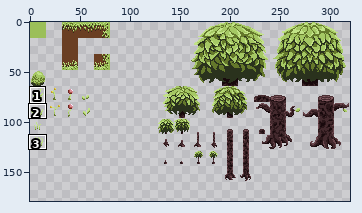
Sprite sheet -- Artwork/TileSets/TileMaps/Flora.png. Above: a wide view before the commit, with the close-up outlined.
Close-up. First the earlier version:
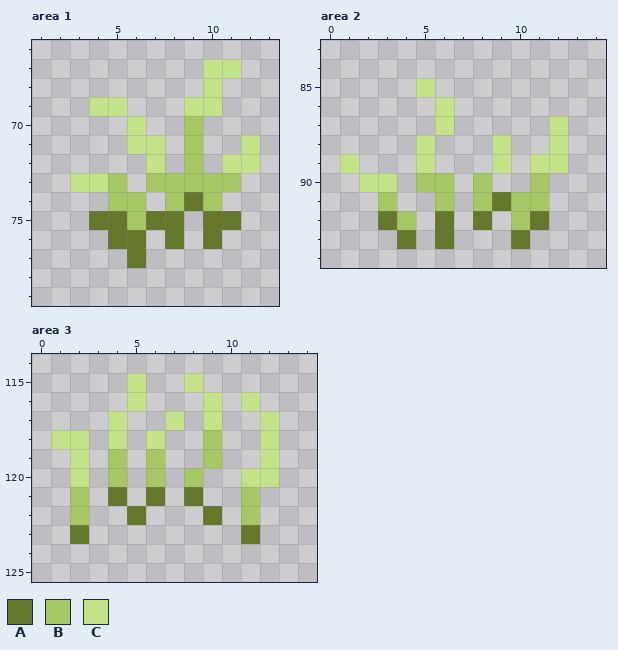
The file is 320x320 pixels. Colours within 5 levels of each other are drawn and written as one. Shown: area 1: x 1..13, y 66..79; area 2: x 0..14, y 83..94; area 3: x 0..14, y 114..125. The wide view leaves out empty margins. The commit also changed other parts of the picture, which this record leaves out.
Palette (. is transparent): A #64782b  B #a5c864  C #c2e387
The same view after the edit:
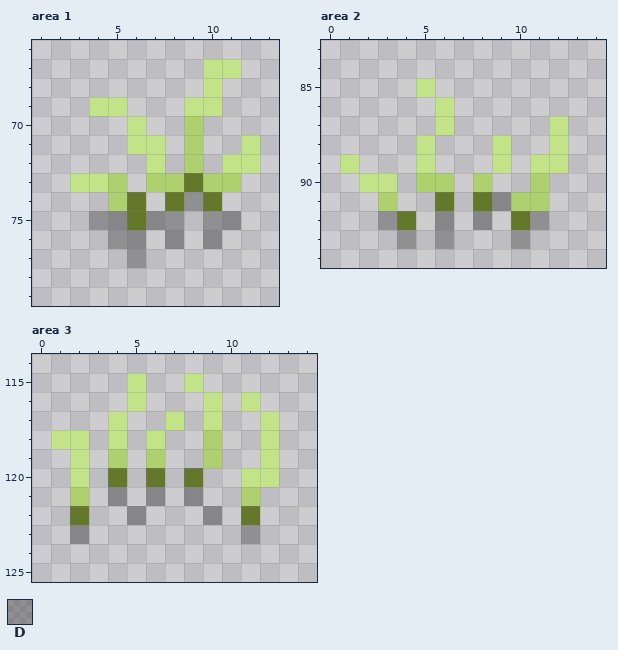
Colours new in this view: D #15141455
Difference:
@@ palette @@
-B #a5c864
+B #aed06f
--- area 1
@@ x 1..13 @@
 72 ......C.B.CC.
-73 ..CCB.BBBBB..
-74 ....BB.BAB...
-75 ...AABAA.AA..
-76 ....AA.A.A...
-77 .....A.......
+73 ..CCB.BBABB..
+74 ....BA.ADA...
+75 ...DDADD.DD..
+76 ....DD.D.D...
+77 .....D.......
 78 .............
--- area 2
@@ x 0..14 @@
 90 ..CC.BB.B..B...
-91 ...B..B.BABB...
-92 ...AB.A.A.BA...
-93 ....A.A...A....
+91 ...B..A.ADBB...
+92 ...DA.D.D.AD...
+93 ....D.D...D....
 94 ...............
--- area 3
@@ x 0..14 @@
 119 ..C.B.B..B..C..
-120 ..C.B.B.B..CC..
-121 ..B.A.A.A..B...
-122 ..B..A...A.B...
-123 ..A........A...
+120 ..C.A.A.A..CC..
+121 ..B.D.D.D..B...
+122 ..A..D...D.A...
+123 ..D........D...
 124 ...............
Where, in picture pixels (left, top, right, bottom), the same in both close-ups:
changed: (89, 116, 241, 268)
changed: (378, 173, 549, 249)
changed: (70, 430, 260, 544)
